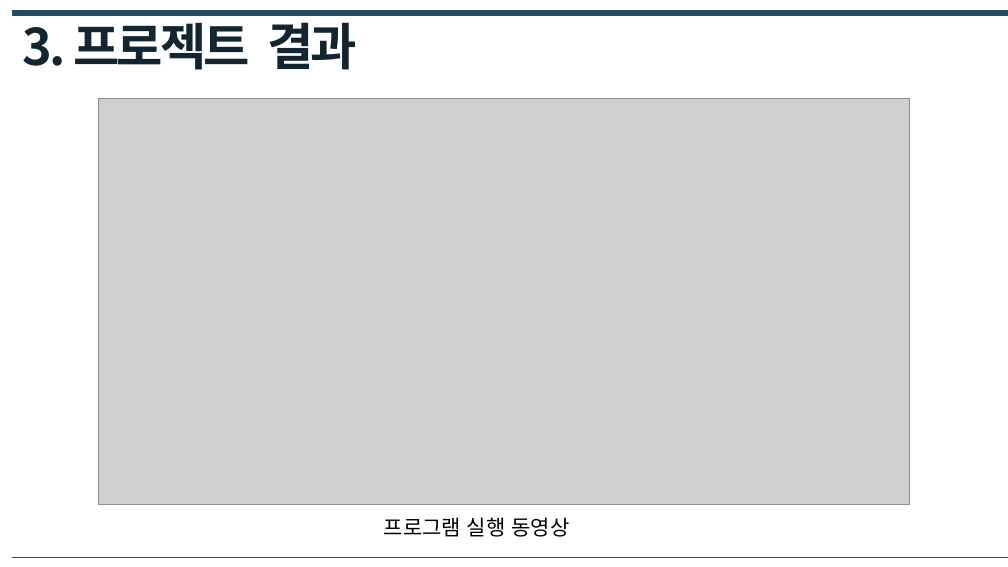
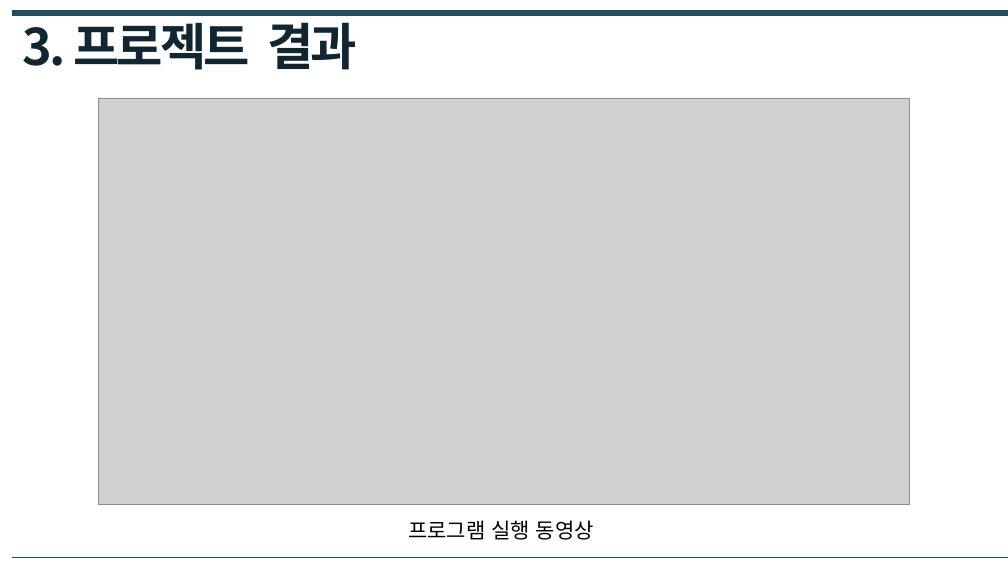
Before and after one commit to JeongYoonBaek/A11_BCS, a slide deck: slide 13 of 최종PPT/(C언어)A11_4조_BCS 최종발표.pptx. Drawn at 1008x567 pixels with LibreOffice and Linux fonts; fonts in the diff are those of the drawing; grey boxes stand for pictures. Boxes give left, top, right and bottom in pixels: in the first picture for what was removed or moved away, otherwise in the second. Text is boxed around its words. In the diff, an @@ line names an element or a change of style, - is before the commit and + after.

```diff
--- a/최종PPT/(C언어)A11_4조_BCS 최종발표.pptx
+++ b/최종PPT/(C언어)A11_4조_BCS 최종발표.pptx
@@ text "프로그램 실행 동영상": place and size @@
-text "프로그램 실행 동영상" at [384, 517, 570, 537]
+text "프로그램 실행 동영상" at [408, 520, 594, 540]
```
Also in this commit, not shown: 13 other slides changed.
